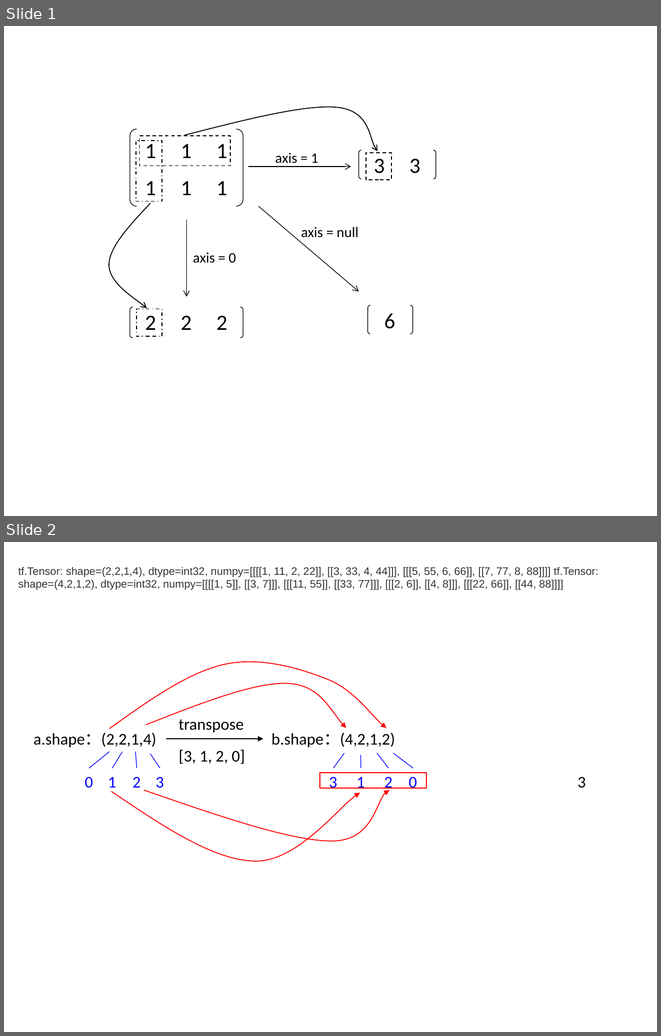
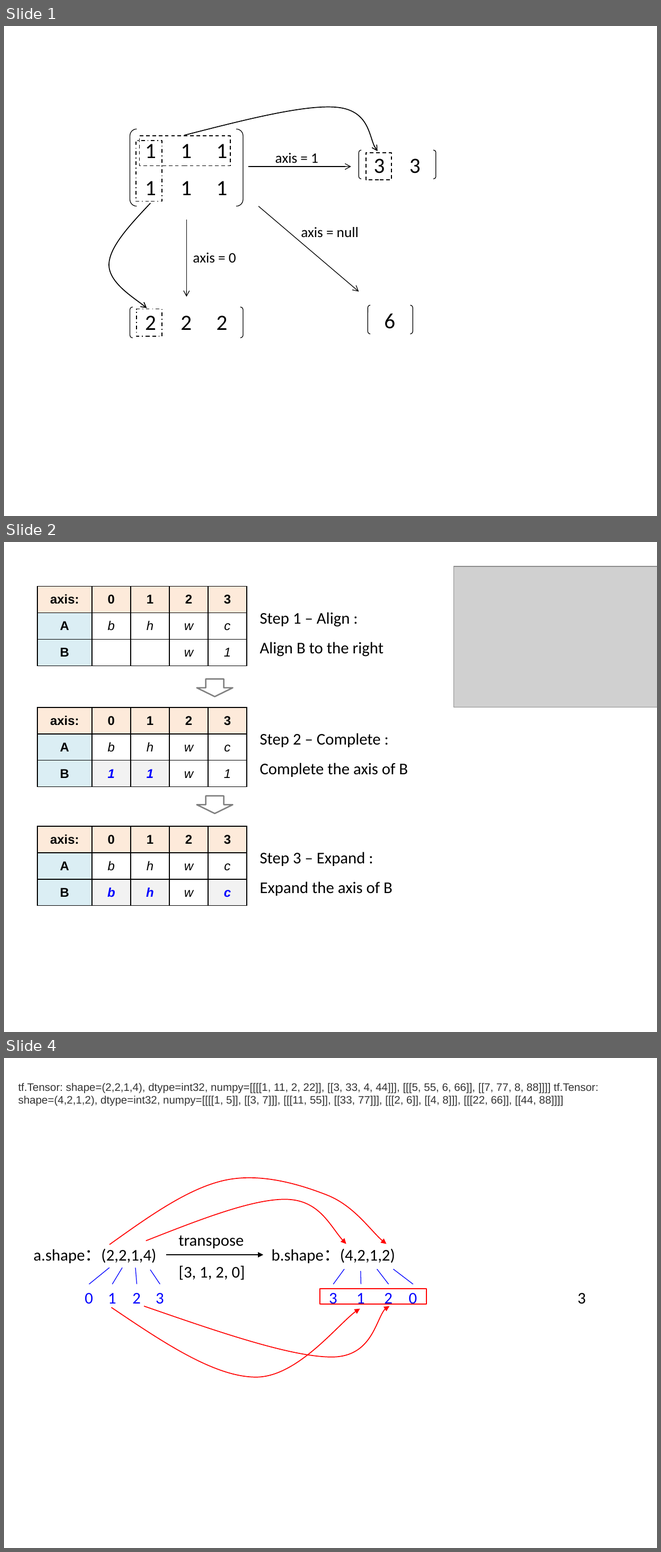
Before and after one commit to zhamppx97/TensorFlow.NET-Tutorials, a slide deck: ppt/tf.reduce_mean.pptx. Shown one above the other, each under a label of ours: slides 1 and 2 before the commit, slides 1, 2 and 4 after it; the slides between them are not shown. The pictures are 661x1036 and 661x1552 pixels, drawn with LibreOffice and Linux fonts; fonts in the diff are those of the drawing; grey boxes stand for pictures. Boxes give left, top, right and bottom in pixels: in the first picture for what was removed or moved away, otherwise in the second. Text is boxed around its words. In the diff, an @@ line names an element or a change of style, - is before the commit and + after.

```diff
--- a/ppt/tf.reduce_mean.pptx
+++ b/ppt/tf.reduce_mean.pptx
@@ slide 2 added at <box>4,542,657,1032</box>, background #FFFFFF @@
@@ picture added at <box>454,566,657,707</box> @@
@@ table added at <box>37,587,246,666</box>, 3 rows, 5 columns @@
+axis: | 0 | 1 | 2 | 3
+A | b | h | w | c
+B |  |  | w | 1
@@ text added at <box>260,612,383,656</box>, 18 pt, text #000000 @@
+Step 1 – Align :
+Align B to the right
@@ down arrow added at <box>196,679,232,697</box>, outline #808080 1.5 pt @@
@@ table added at <box>37,707,246,787</box>, 3 rows, 5 columns @@
+axis: | 0 | 1 | 2 | 3
+A | b | h | w | c
+B | 1 | 1 | w | 1
@@ text added at <box>260,733,408,777</box>, 18 pt, text #000000 @@
+Step 2 – Complete :
+Complete the axis of B
@@ down arrow added at <box>196,796,232,814</box>, outline #808080 1.5 pt @@
@@ table added at <box>37,826,246,906</box>, 3 rows, 5 columns @@
+axis: | 0 | 1 | 2 | 3
+A | b | h | w | c
+B | b | h | w | c
@@ text added at <box>260,852,392,896</box>, 18 pt, text #000000 @@
+Step 3 – Expand :
+Expand the axis of B
@@ what was slide 2 is now slide 4 @@
```
Also in this commit, not shown: 1 other slide added, 3 other files.
